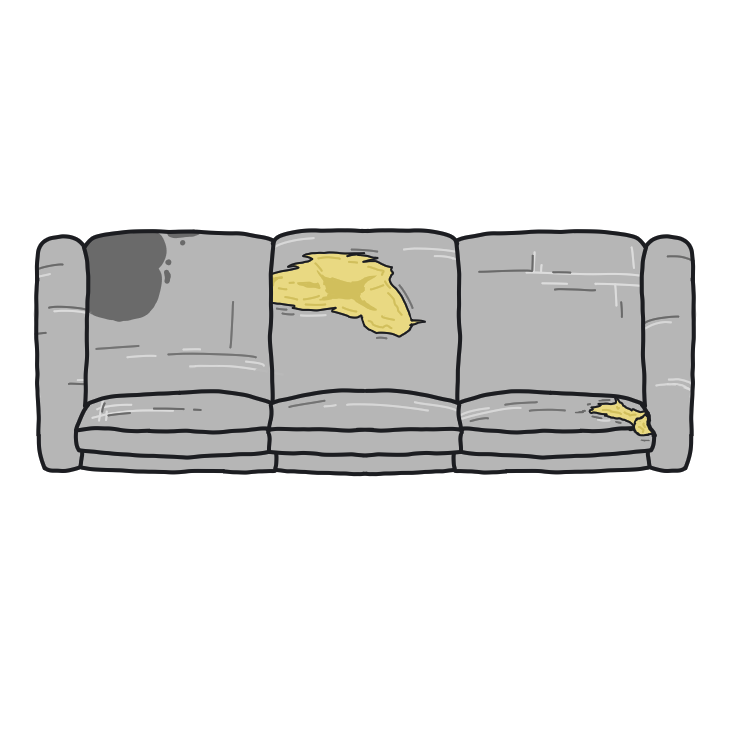
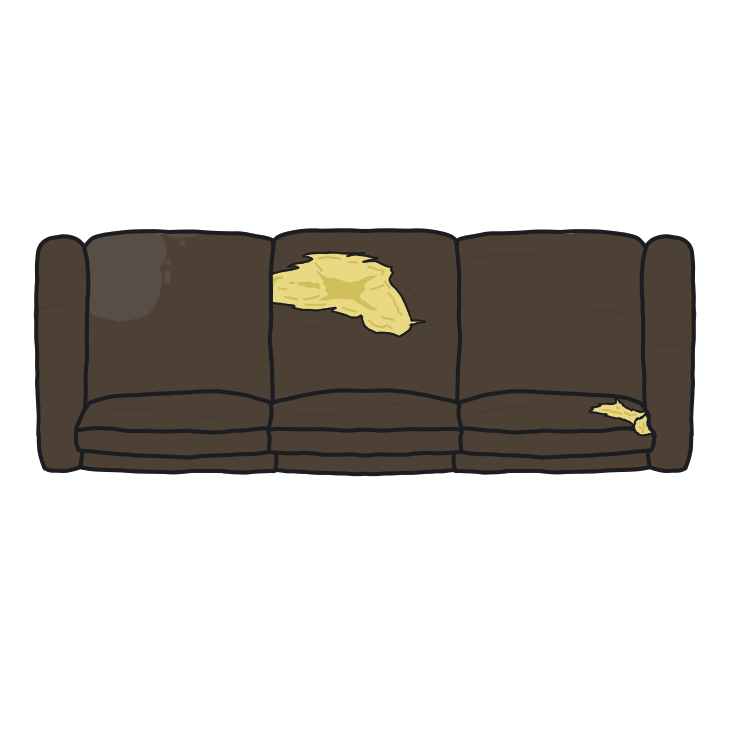
Layers edited between the first and the second 730 x 730 image:
renamed "Paint Layer 3" to "Detail", painted on it over left=33, top=229, right=697, bottom=474
painted on "Paint Layer 1" over left=33, top=229, right=697, bottom=474
moved "Paint Layer 4" above "LineDetails" over left=256, top=232, right=448, bottom=384
renamed "Paint Layer 5" to "LineDetails", painted on it over left=33, top=229, right=697, bottom=474
added layer "Stain" above "Detail" over left=33, top=229, right=697, bottom=474
added layer "Detail" (2nd of 2) above "Color" over left=33, top=229, right=697, bottom=474
added layer "Color" (2nd of 3) above "Color" over left=33, top=229, right=697, bottom=474
renamed "Paint Layer 2" to "Color", hid it, painted on it over left=33, top=229, right=697, bottom=474
